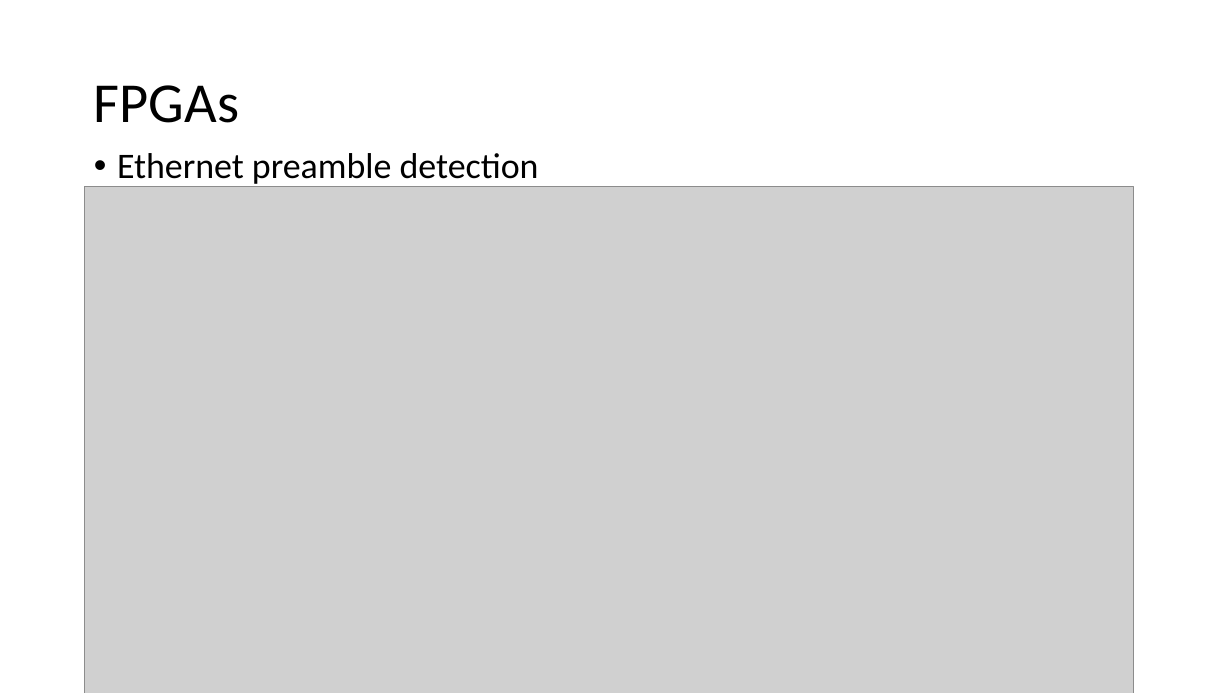
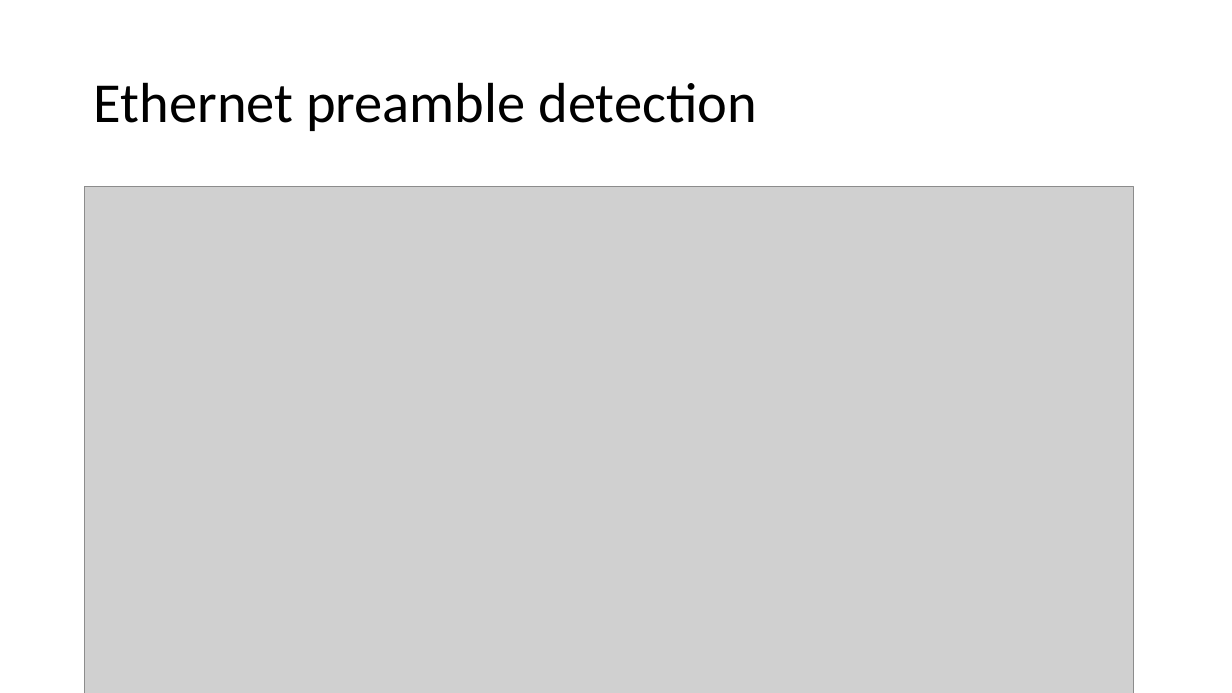
Before and after one commit to quarck/vhdl_intro, a slide deck: slide 55 of part2.pptx. Drawn at 1232x693 pixels with LibreOffice and Linux fonts; fonts in the diff are those of the drawing; grey boxes stand for pictures. Boxes give left, top, right and bottom in pixels: in the first picture for what was removed or moved away, otherwise in the second. Text is boxed around its words. In the diff, an @@ line names an element or a change of style, - is before the commit and + after.

```diff
--- a/part2.pptx
+++ b/part2.pptx
@@ title at [94, 82, 756, 131]: text changed @@
-FPGAs
+Ethernet preamble detection
@@ text removed at [117, 153, 539, 187] @@
-• Ethernet preamble detection
```
Also in this commit, not shown: 7 other slides changed, 1 slide added.
